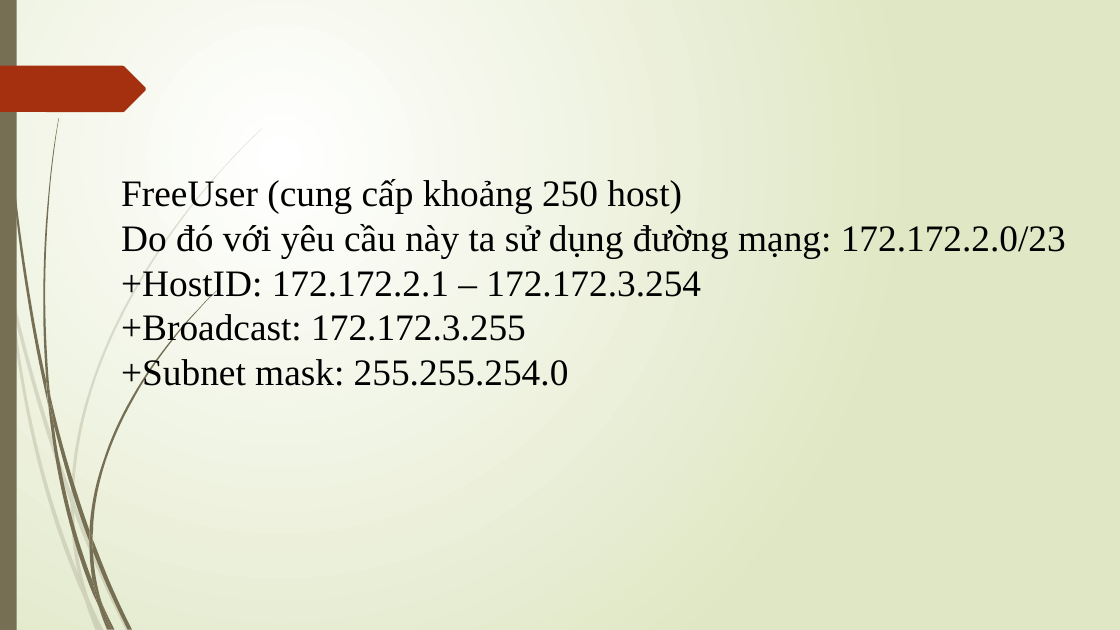
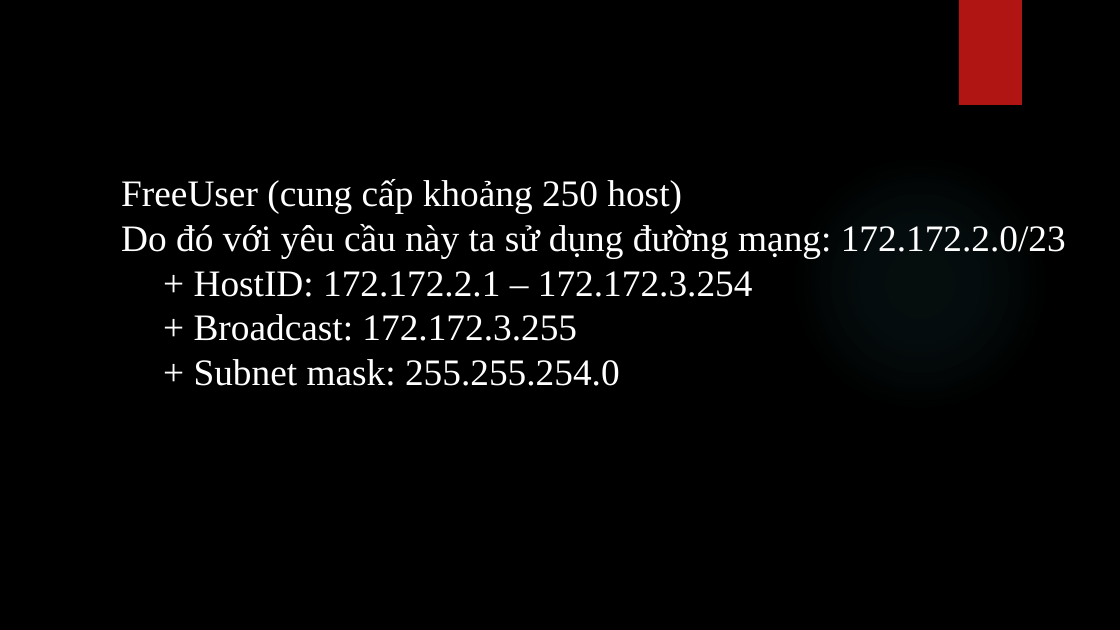
Before and after one commit to VoLeKhanhDuy/DoAnMKD, a slide deck: slide 7 of bao_Cao_MKD.pptx (slide 4 before the commit). Drawn at 1120x630 pixels with LibreOffice and Linux fonts; fonts in the diff are those of the drawing; background and template pictures are left out. Boxes give left, top, right and bottom in pixels: in the first picture for what was removed or moved away, otherwise in the second. Text is boxed around its words. In the diff, an @@ line names an element or a change of style, - is before the commit and + after.

Commit message:
ppt

```diff
--- a/bao_Cao_MKD.pptx
+++ b/bao_Cao_MKD.pptx
@@ background gradient #FFFFFF to #DFE8C4 to picture (left out) @@
@@ rectangle removed at (0, 0, 17, 630) @@
@@ rectangle added at (959, 0, 1022, 105), fill #B01513 @@
@@ freeform shape removed at (0, 66, 146, 112) @@
@@ text at (121, 179, 1066, 258): text colour #000000 to #FFFFFF in "FreeUser (cung cấp khoảng 250 host)", "Do đó với yêu cầu này ta ..." @@
@@ ellipse added at (791, 154, 1049, 413), fill gradient #50B9C1 @@
@@ text at (194, 271, 753, 386): text changed; text colour #000000 to #FFFFFF @@
-+HostID: 172.172.2.1 – 172.172.3.254
-+Broadcast: 172.172.3.255
-+Subnet mask: 255.255.254.0
+  + HostID: 172.172.2.1 – 172.172.3.254
+  + Broadcast: 172.172.3.255
+  + Subnet mask: 255.255.254.0
@@ group removed at (0, 129, 262, 630): 10 freeform shapes @@
@@ group removed at (3, 0, 218, 630): 12 freeform shapes @@
```
Also in this commit, not shown: 3 other slides changed, 4 slides added, 1 slide removed.
